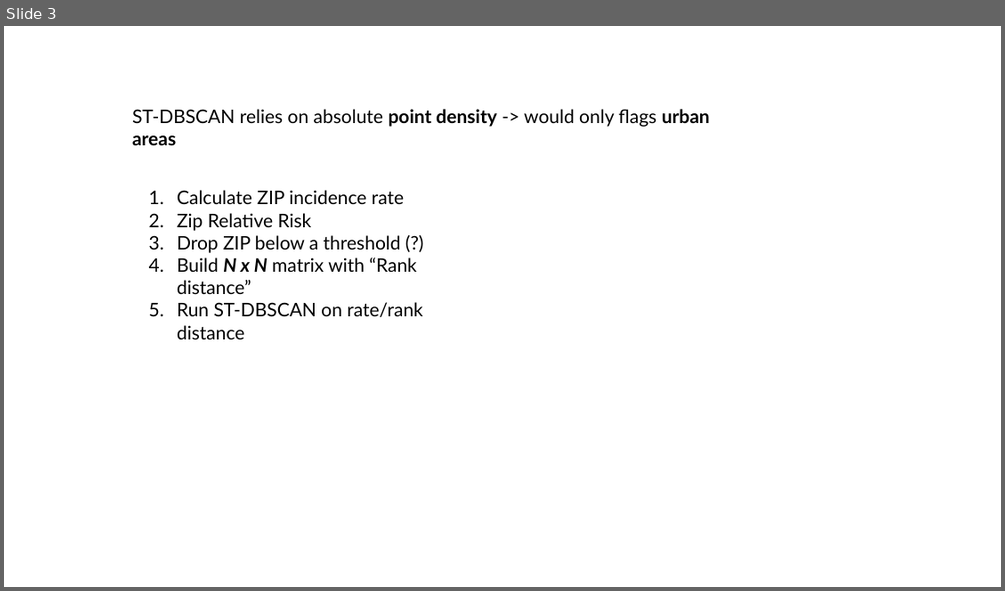
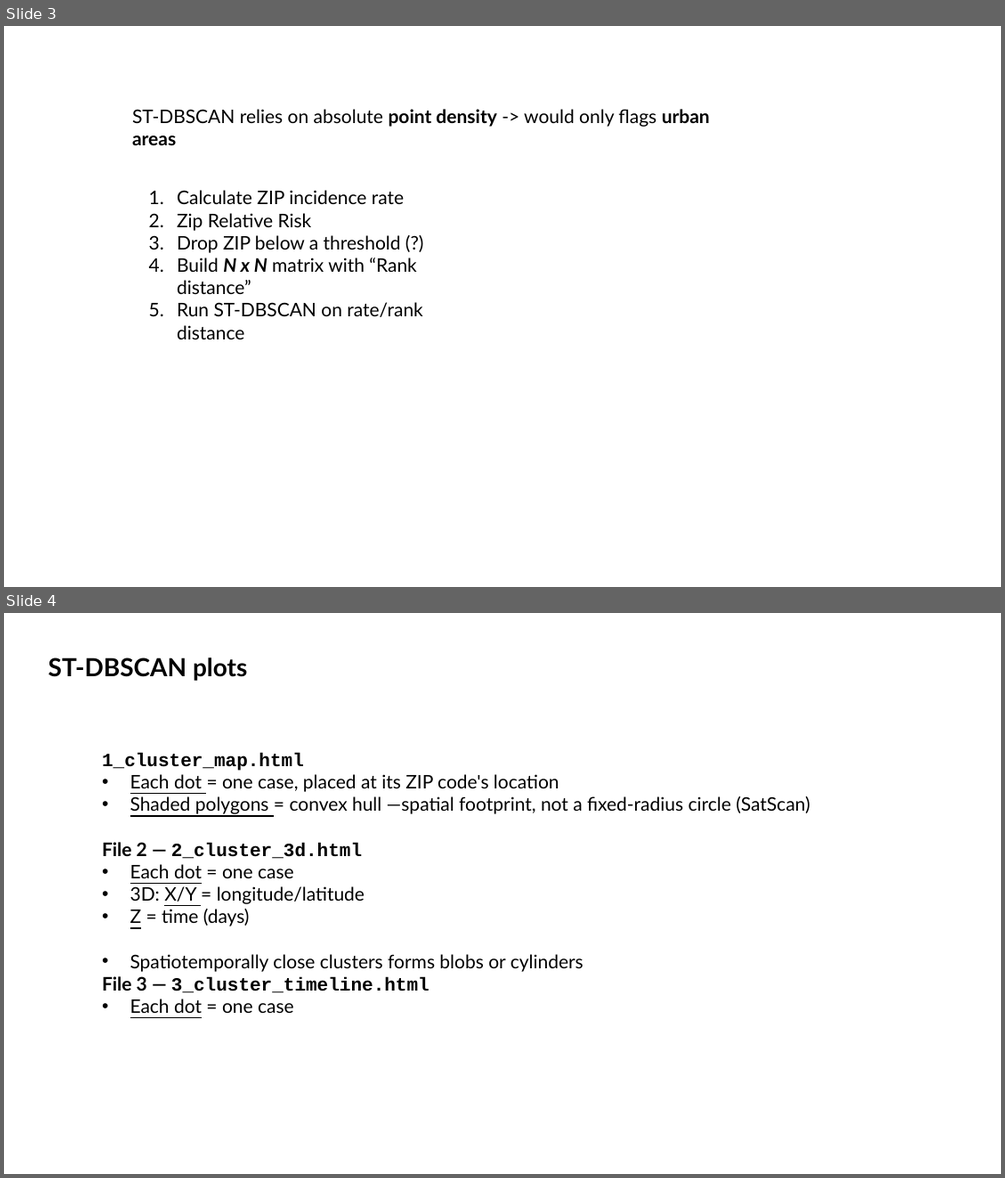
Before and after one commit to MatteoPS/suicide_forecasting, a slide deck: docs/ST-DBSCAN.pptx. Shown one above the other, each under a label of ours: slide 3 before the commit, slides 3 and 4 after it. The pictures are 1005x591 and 1005x1178 pixels, drawn with LibreOffice and Linux fonts; fonts in the diff are those of the drawing. Boxes give left, top, right and bottom in pixels: in the first picture for what was removed or moved away, otherwise in the second. Text is boxed around its words. In the diff, an @@ line names an element or a change of style, - is before the commit and + after.

```diff
--- a/docs/ST-DBSCAN.pptx
+++ b/docs/ST-DBSCAN.pptx
@@ slide 4 added at bbox=[4, 613, 1001, 1174], background #FFFFFF @@
@@ text added at bbox=[48, 657, 247, 681], 24 pt, text #000000, bold @@
+ST-DBSCAN plots
@@ text added at bbox=[102, 753, 809, 1013], 18 pt, text #000000 @@
+1_cluster_map.html
+• Each dot = one case, placed at its ZIP code's location
+• Shaded polygons = convex hull —spatial footprint, not a fixed-radius circle (SatScan)
+File 2 — 2_cluster_3d.html
+• Each dot = one case
+• 3D: X/Y = longitude/latitude
+• Z = time (days)
+• Spatiotemporally close clusters forms blobs or cylinders
+File 3 — 3_cluster_timeline.html
+• Each dot = one case
```
Also in this commit, not shown: 2 slides changed.
